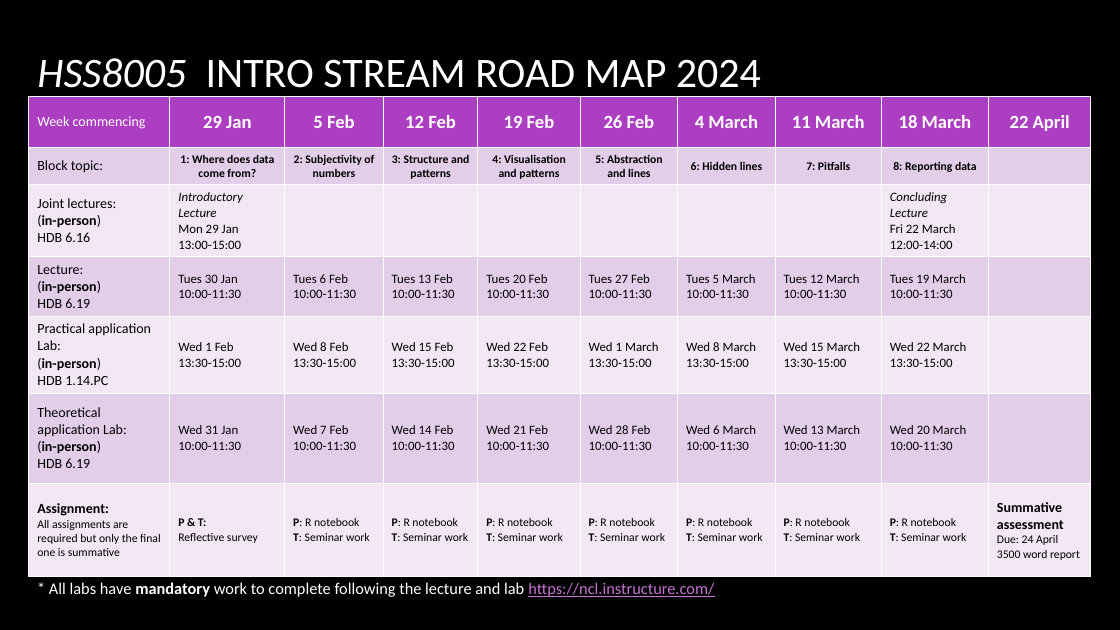
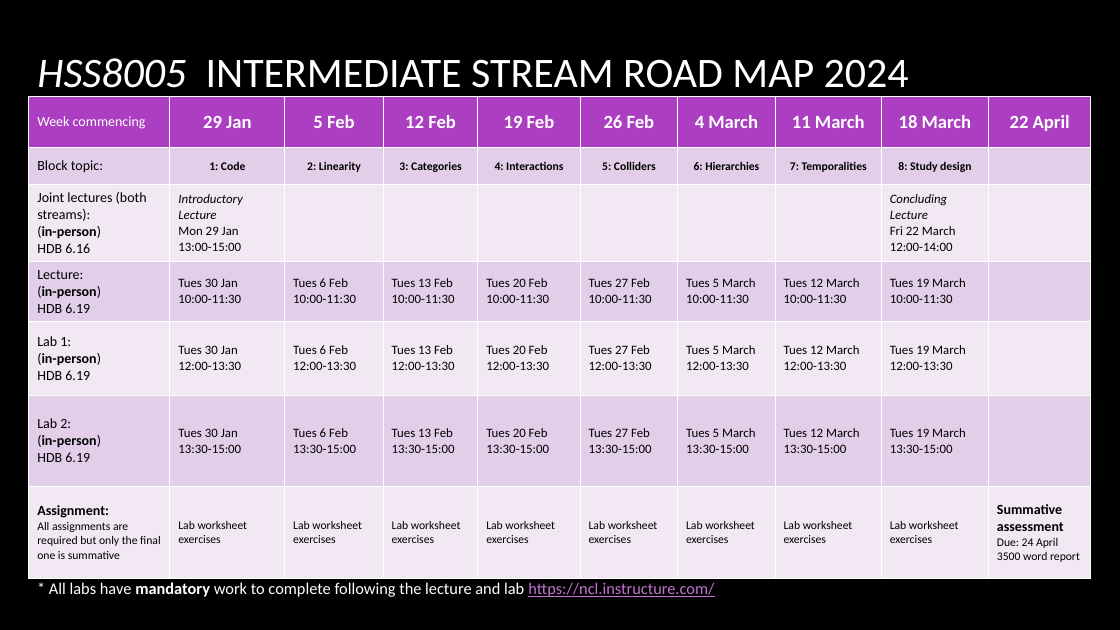
Before and after one commit to CGMoreh/HSS8005-24, a slide deck: slide 1 of files/2024 Intermed Stream Road Map.pptx. Drawn at 1120x630 pixels with LibreOffice and Linux fonts; fonts in the diff are those of the drawing; background and template pictures are left out. Boxes give left, top, right and bottom in pixels: in the first picture for what was removed or moved away, otherwise in the second. Text is boxed around its words. In the diff, an @@ line names an element or a change of style, - is before the commit and + after.

```diff
--- a/files/2024 Intermed Stream Road Map.pptx
+++ b/files/2024 Intermed Stream Road Map.pptx
@@ title at bbox=[37, 58, 909, 98]: text changed @@
-HSS8005 INTRO STREAM ROAD MAP 2024
+HSS8005 INTERMEDIATE STREAM ROAD MAP 2024
@@ table at bbox=[29, 97, 1091, 577] @@
-row 2: Block topic: | 1: Where does data come from? | 2: Subjectivity of numbers | 3: Structure and patterns | 4: Visualisation and patterns | 5: Abstraction and lines | 6: Hidden lines | 7: Pitfalls | 8: Reporting data | 
+row 2: Block topic: | 1: Code | 2: Linearity | 3: Categories | 4: Interactions | 5: Colliders | 6: Hierarchies | 7: Temporalities | 8: Study design | 
-row 3, column 1: Joint lectures: (in-person) HDB 6.16
+row 3, column 1: Joint lectures (both streams): (in-person) HDB 6.16
-row 5: Practical application Lab: (in-person) / HDB 1.14.PC | Wed 1 Feb 13:30-15:00 | Wed 8 Feb 13:30-15:00 | Wed 15 Feb 13:30-15:00 | Wed 22 Feb 13:30-15:00 | Wed 1 March 13:30-15:00 | Wed 8 March 13:30-15:00 | Wed 15 March 13:30-15:00 | Wed 22 March 13:30-15:00 | 
+row 5: Lab 1: (in-person) / HDB 6.19 | Tues 30 Jan 12:00-13:30 | Tues 6 Feb 12:00-13:30 | Tues 13 Feb 12:00-13:30 | Tues 20 Feb 12:00-13:30 | Tues 27 Feb 12:00-13:30 | Tues 5 March 12:00-13:30 | Tues 12 March 12:00-13:30 | Tues 19 March 12:00-13:30 | 
-row 6: Theoretical application Lab: (in-person) / HDB 6.19 | Wed 31 Jan 10:00-11:30 | Wed 7 Feb 10:00-11:30 | Wed 14 Feb 10:00-11:30 | Wed 21 Feb 10:00-11:30 | Wed 28 Feb 10:00-11:30 | Wed 6 March 10:00-11:30 | Wed 13 March 10:00-11:30 | Wed 20 March 10:00-11:30 | 
+row 6: Lab 2: (in-person) / HDB 6.19 | Tues 30 Jan 13:30-15:00 | Tues 6 Feb 13:30-15:00 | Tues 13 Feb 13:30-15:00 | Tues 20 Feb 13:30-15:00 | Tues 27 Feb 13:30-15:00 | Tues 5 March 13:30-15:00 | Tues 12 March 13:30-15:00 | Tues 19 March 13:30-15:00 | 
-row 7: Assignment: All assignments are required but only the final one is summative | P & T: / Reflective survey | P: R notebook / T: Seminar work | P: R notebook / T: Seminar work | P: R notebook / T: Seminar work | P: R notebook / T: Seminar work | P: R notebook / T: Seminar work | P: R notebook / T: Seminar work | P: R notebook / T: Seminar work | Summative assessment / Due: 24 April 3500 word report
+row 7: Assignment: All assignments are required but only the final one is summative | Lab worksheet exercises | Lab worksheet exercises | Lab worksheet exercises | Lab worksheet exercises | Lab worksheet exercises | Lab worksheet exercises | Lab worksheet exercises | Lab worksheet exercises | Summative assessment / Due: 24 April 3500 word report
```
Also in this commit, not shown: 7 other files.
